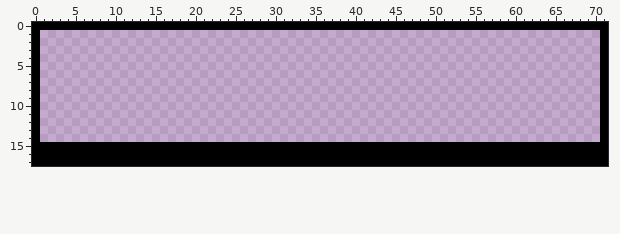
One commit to this pixel-art file: Euphoria-Source/data/levels/tutorial/tut_bridge_1/room.ase. The picture above is the old version.
72x18 pixels, 1 frame.
After:
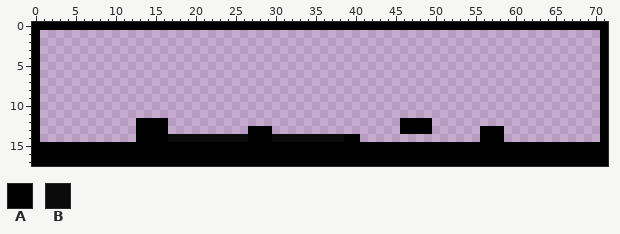
Palette (. is transparent): A #000000  B #0b0b0b
Difference:
@@ x 11..60 @@
 11 ..................................................
-12 ..................................................
-13 ..................................................
-14 ..................................................
+12 ..AAAA.............................AAAA...........
+13 ..AAAA..........AAA................AAAA......AAA..
+14 ..AAAABBBBBBBBBBAAABBBBBBBBBAA...............AAA..
 15 AAAAAAAAAAAAAAAAAAAAAAAAAAAAAAAAAAAAAAAAAAAAAAAAAA
Where, in picture pixels (left, top, right, bottom), the same in both pictures:
added: (136, 118, 360, 142)
added: (400, 118, 432, 134)
added: (480, 126, 504, 142)
